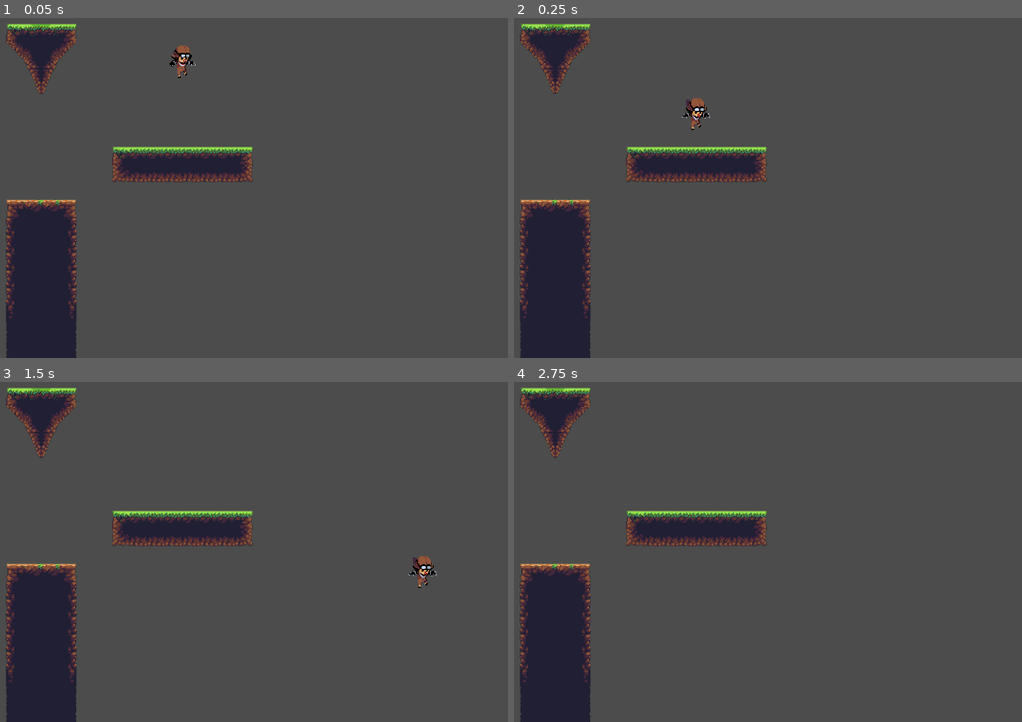
Above: before the commit, frames 1-4 (two rows, left to right).
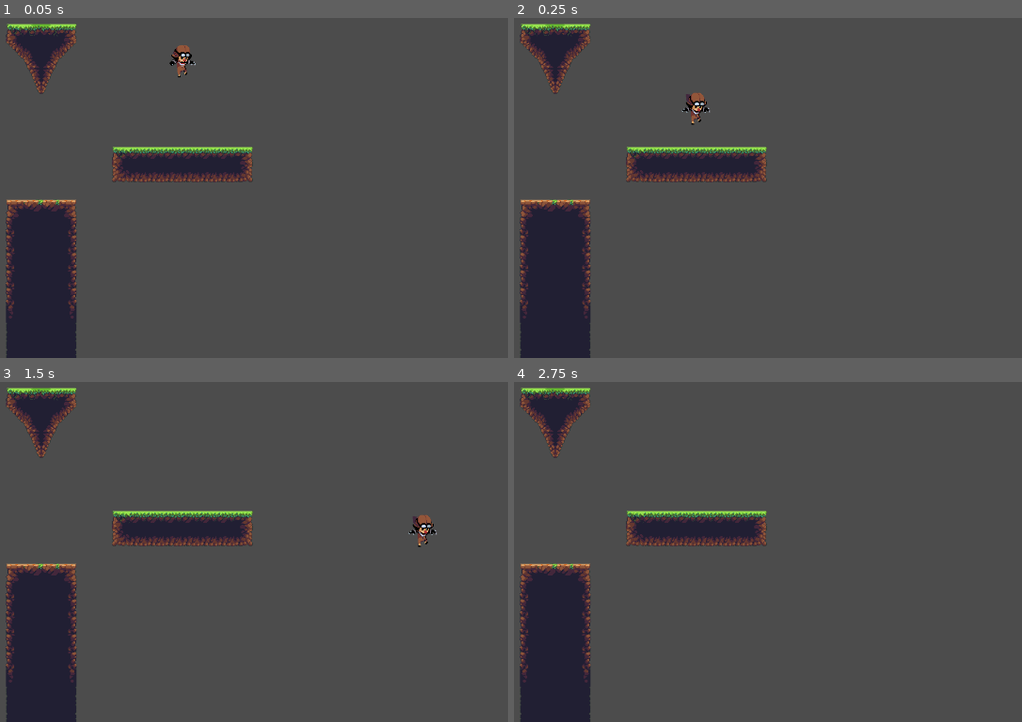
Above: after the commit, the same moments.

Repository: userinfamous/Game_Development
Game: Godot game, scene res://scene/World.tscn
Same seed, same stepped clock (60 frames per second), same inputs: the game is played once before the commit and once after it.
Inputs:
- Up to frame 1 (0.05 s): no input
- Up to frame 2 (0.25 s): no input
- Up to frame 3 (1.5 s): hold Right (ui_right) from 0.53 s (still down); tap W (ui_up) at 0.77 s
- Up to frame 4 (2.75 s): tap W (ui_up) at 1.52 s; tap Enter at 2 s; release Right (ui_right) at 2.03 s; hold Left (ui_left) from 2.03 s (still down)

The runs differ from the first frame. In frame 1, 0.1% of the frame differs, in the area x 33-39%, y 8-18%; in frame 2, 0.3%; in frame 3, 0.5%, in the area x 80-86%, y 39-61%; in frame 4, nothing differs.

Commit message:
Revert

Diff:
--- a/KinematicBody2D.gd
+++ b/KinematicBody2D.gd
@@ -12,10 +12,10 @@
 #initialize constant variable (fixed)
 const JUMPSPEED = 850
 const ACCELERATION = 50
-const FRICTION = 40
+const FRICTION = 30
 const MAX_SPEED = 500
 const NORMAL_FORCE = Vector2(0,-1)
-const GRAVITY = 50
+const GRAVITY = 45
 const TERMINAL_VELOCITY = 2500
 
 #initialize all objects
@@ -58,8 +58,6 @@
 	else:
 		sprite.animation = "Idle"
 
-
-
 	#activate hspd if there's input
 	if input_dir != 0:
 		hspd += ACCELERATION
@@ -84,7 +82,7 @@
 
 	#Inertia for sudden turning
 	if input_dir == -dir:
-		hspd /= 10
+		hspd = 0
 
 	#Horizontal motion for the x component and vertical for y
 	vel.x = hspd * dir
